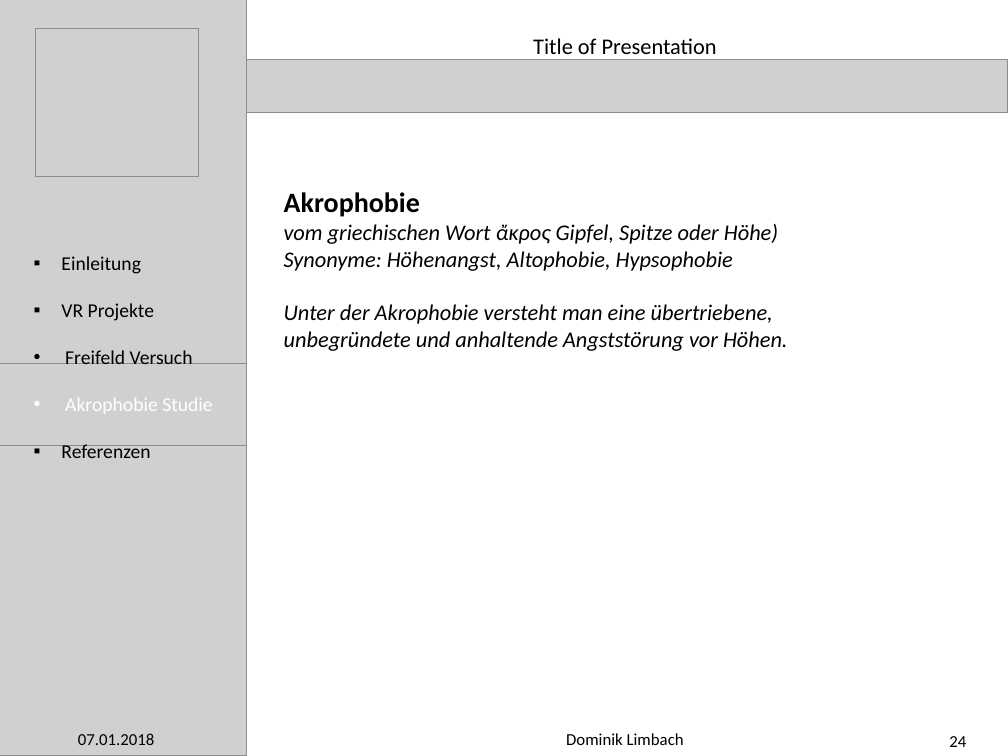
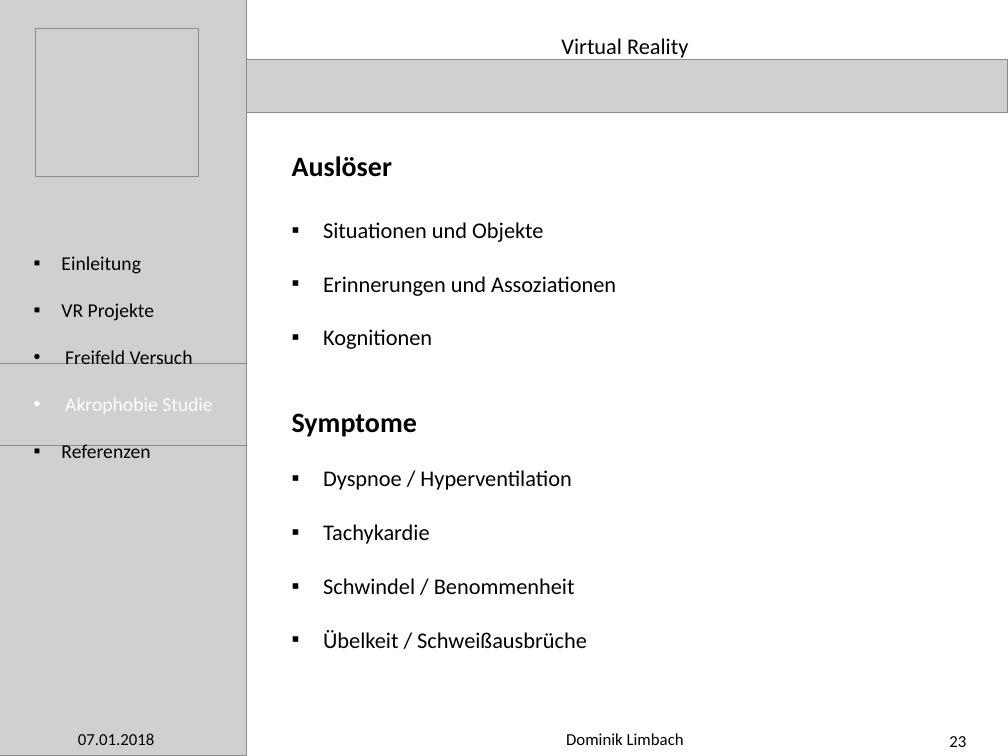
Before and after one commit to meistalampe/Work-, a slide deck: slide 23 of Präsentation Praxisphase/PowerPoint Presentation (Outline).pptx (slide 24 before the commit). Drawn at 1008x756 pixels with LibreOffice and Linux fonts; fonts in the diff are those of the drawing; grey boxes stand for pictures. Boxes give left, top, right and bottom in pixels: in the first picture for what was removed or moved away, otherwise in the second. Text is boxed around its words. In the diff, an @@ line names an element or a change of style, - is before the commit and + after.

```diff
--- a/Präsentation Praxisphase/PowerPoint Presentation (Outline).pptx
+++ b/Präsentation Praxisphase/PowerPoint Presentation (Outline).pptx
@@ text at [561,38,688,60]: text changed @@
-Title of Presentation
+Virtual Reality
@@ text added at [292,156,616,648], 16 pt, text #000000 @@
+Auslöser
+▪ Situationen und Objekte
+▪ Erinnerungen und Assoziationen
+▪ Kognitionen
+Symptome
+▪ Dyspnoe / Hyperventilation
+▪ Tachykardie
+▪ Schwindel / Benommenheit
+▪ Übelkeit / Schweißausbrüche
@@ text removed at [284,192,788,351] @@
-Akrophobie
-vom griechischen Wort ἄκρος Gipfel, Spitze oder Höhe)
-Synonyme: Höhenangst, Altophobie, Hypsophobie
-Unter der Akrophobie versteht man eine übertriebene,
-unbegründete und anhaltende Angststörung vor Höhen.
@@ page number at [949,736,966,747]: text changed @@
-24
+23
```
Also in this commit, not shown: 28 other slides changed, 1 slide added, 1 other file.
